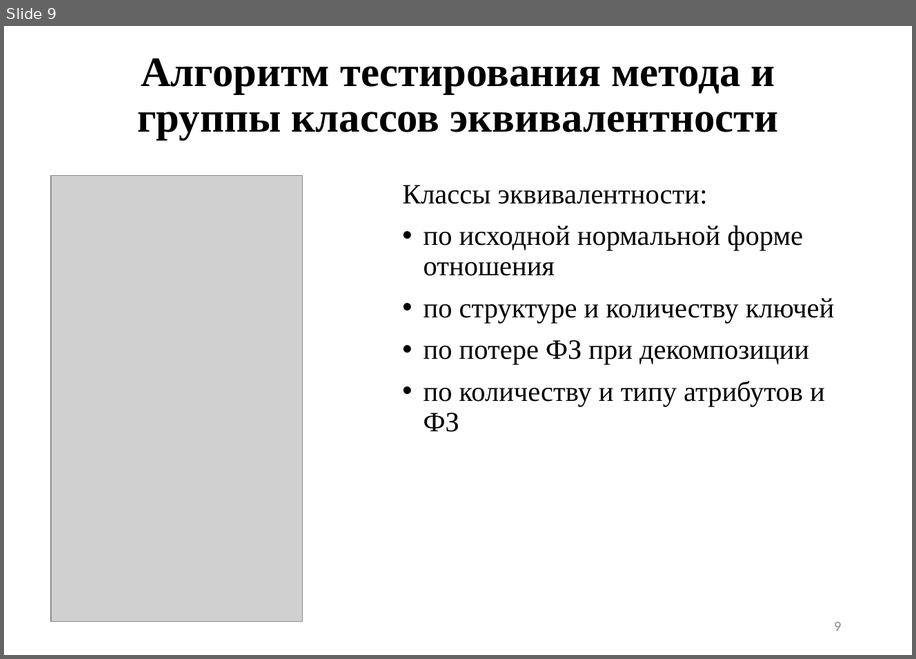
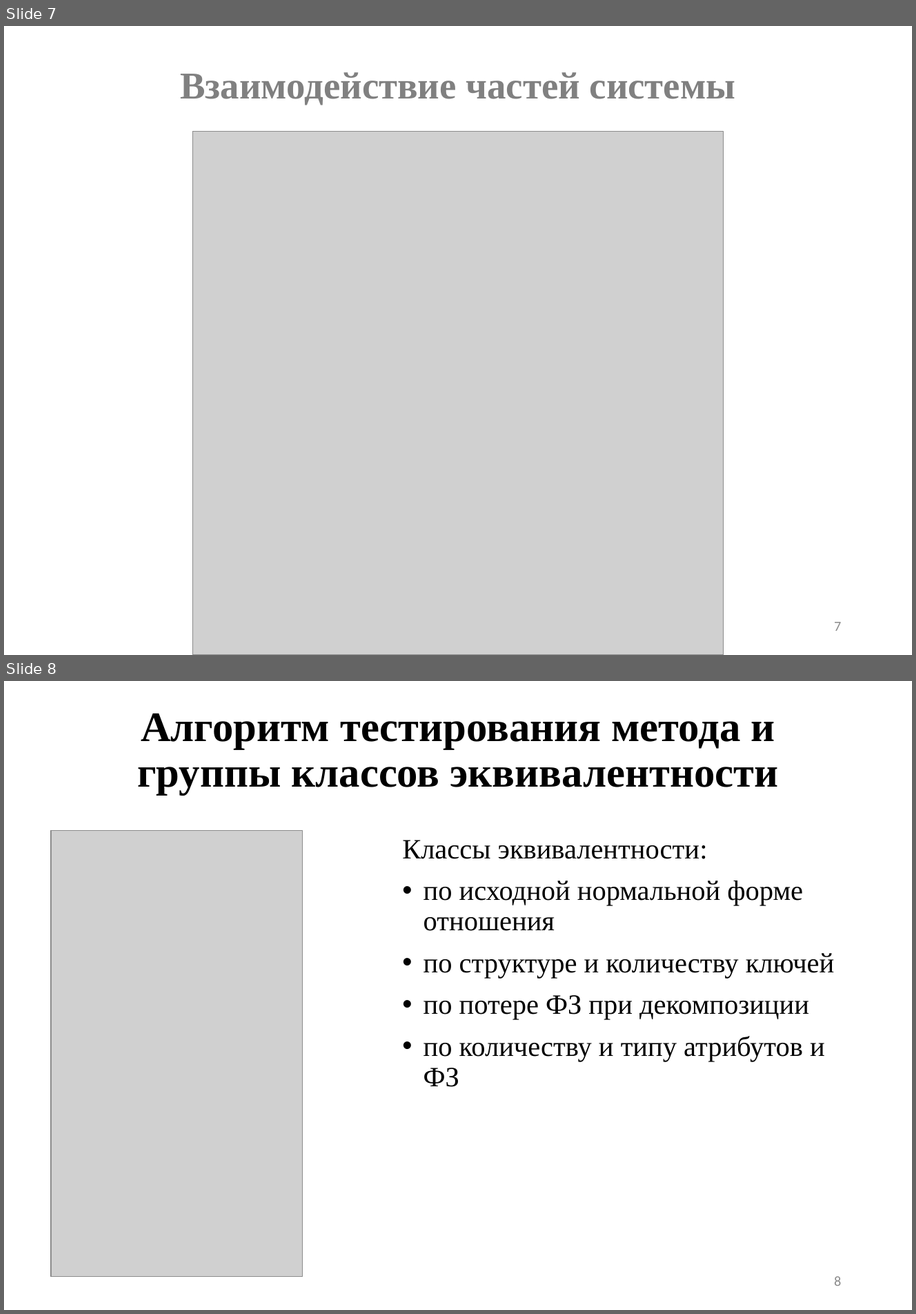
Before and after one commit to sampletext117/auto_normalization, a slide deck: main.pptx. Shown one above the other, each under a label of ours: slide 9 before the commit, slides 7 and 8 after it. The pictures are 916x659 and 916x1314 pixels, drawn with LibreOffice and Linux fonts; fonts in the diff are those of the drawing; grey boxes stand for pictures. Boxes give left, top, right and bottom in pixels: in the first picture for what was removed or moved away, otherwise in the second. Text is boxed around its words. In the diff, an @@ line names an element or a change of style, - is before the commit and + after.

```diff
--- a/main.pptx
+++ b/main.pptx
@@ slide 7 added at [4,26,912,655], background #FFFFFF @@
@@ title added at [180,72,736,105], 32.5 pt, text #808080, bold @@
+Взаимодействие частей системы
@@ picture added at [192,131,724,655] @@
@@ page number added at [834,621,841,630], 12 pt, text #8C8C8C @@
+7
@@ what was slide 9 is now slide 8 @@
@@ page number at [834,1276,841,1285]: text changed @@
-9
+8
```
Also in this commit, not shown: 5 slides changed, 3 other slides added, 5 slides removed, 6 other files.
